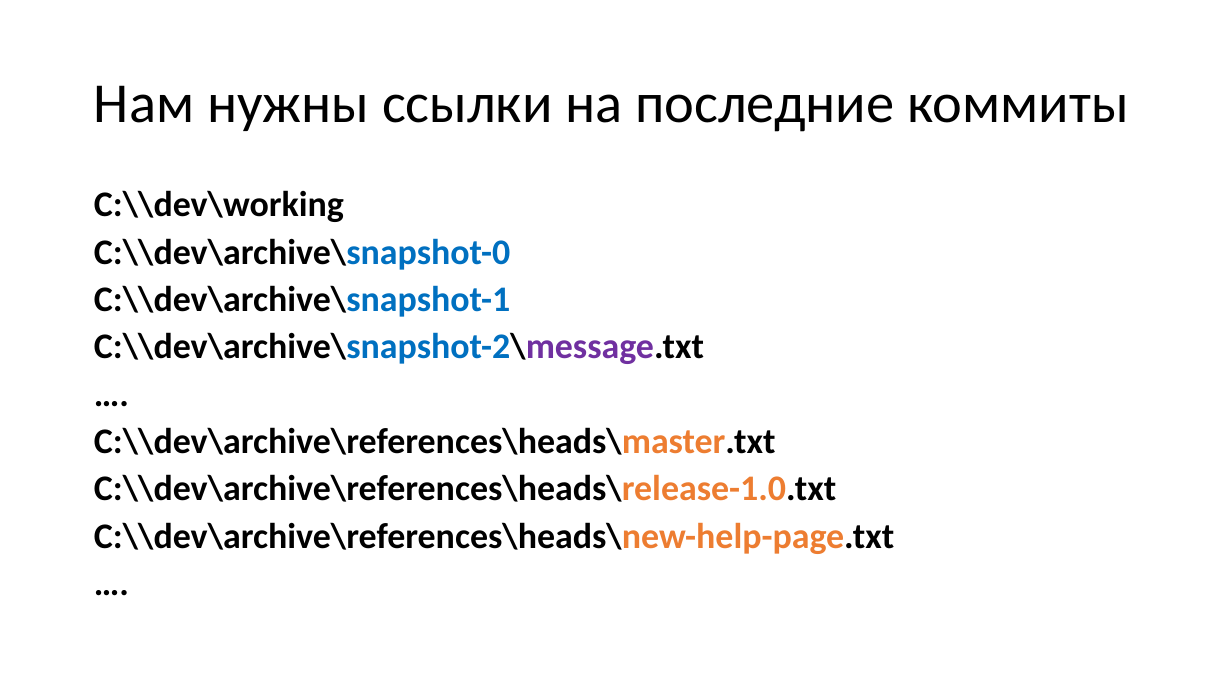
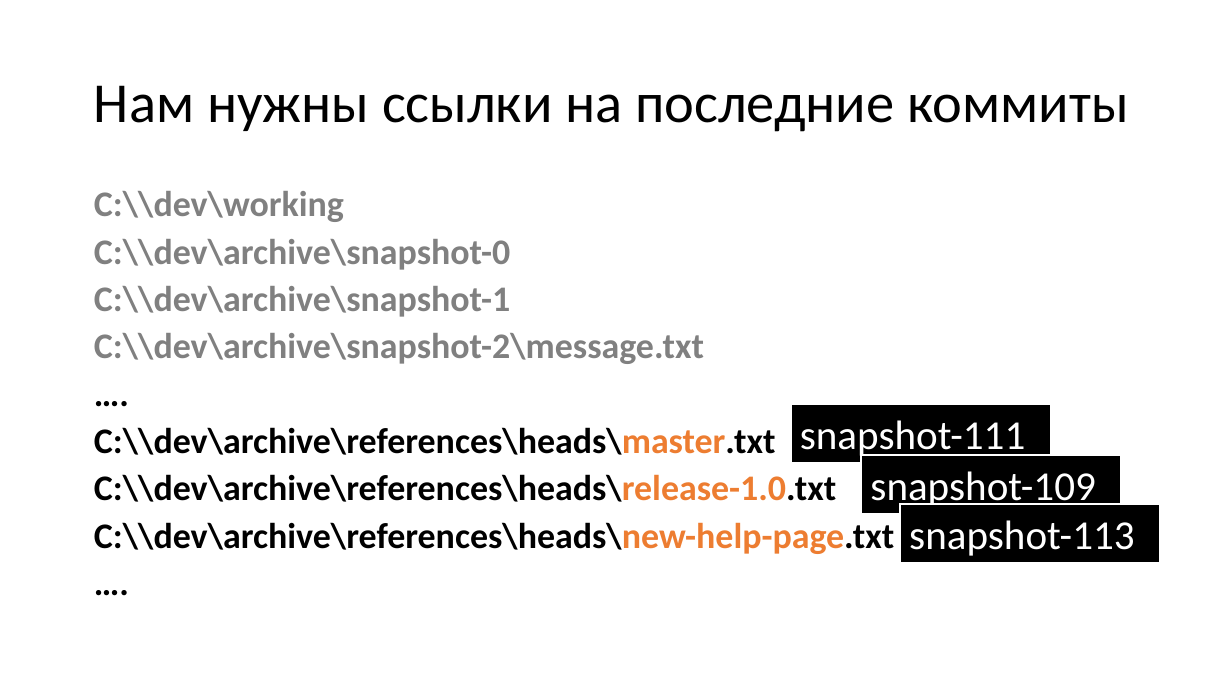
Before and after one commit to dzmitry-varabei/front-end-course, a slide deck: slide 28 of git-commit-code-review/Presentation1.pptx (slide 27 before the commit). Drawn at 1232x693 pixels with LibreOffice and Linux fonts; fonts in the diff are those of the drawing. Boxes give left, top, right and bottom in pixels: in the first picture for what was removed or moved away, otherwise in the second. Text is boxed around its words. In the diff, an @@ line names an element or a change of style, - is before the commit and + after.

```diff
--- a/git-commit-code-review/Presentation1.pptx
+++ b/git-commit-code-review/Presentation1.pptx
@@ text at bbox=[94, 191, 704, 364]: text colour #000000 to #808080 in "С:\\dev\working", "С:\\dev\archive\snapshot-0", "С:\\dev\archive\snapshot-1", "С:\\dev\archive\snapshot-2\message.txt"; text colour #0070C0 to #808080 in "С:\\dev\archive\snapshot-0", "С:\\dev\archive\snapshot-1", "С:\\dev\archive\snapshot-2\message.txt"; text colour #7030A0 to #808080 in "С:\\dev\archive\snapshot-2\message.txt" @@
@@ rectangle added at bbox=[791, 405, 1051, 464], fill #000000, outline #FFFFFF 1.5 pt, 32 pt, text #FFFFFF @@
+snapshot-111
@@ rectangle added at bbox=[861, 456, 1121, 515], fill #000000, outline #FFFFFF 1.5 pt, 32 pt, text #FFFFFF @@
+snapshot-109
@@ rectangle added at bbox=[900, 505, 1160, 564], fill #000000, outline #FFFFFF 1.5 pt, 32 pt, text #FFFFFF @@
+snapshot-113
```
Also in this commit, not shown: 15 other slides changed, 18 slides added, 49 slides removed, 5 other files.
